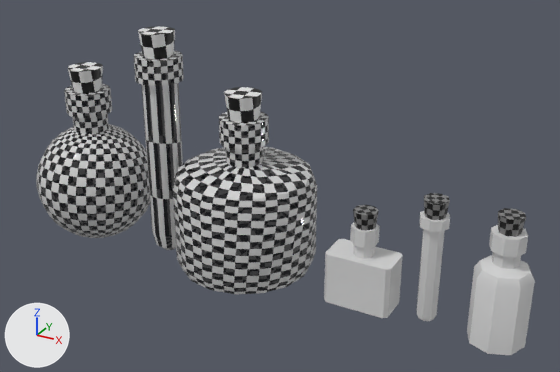
Two versions of the Blender file Model/Flasks.blend, one commit apart.
Camera for both pictures: a 50 mm lens placed at (17.45, -18.59, 12.45), pointed at (7.13, 0.17, 3.07). Every picture has the same lights, and +X, +Y and +Z are marked at lower left. The first picture is the older version.

In view in the first picture: 'Flask_A', 'Flask_B', 'Flask_C', 'Flask_D', 'Flask_E', 'Flask_F'.
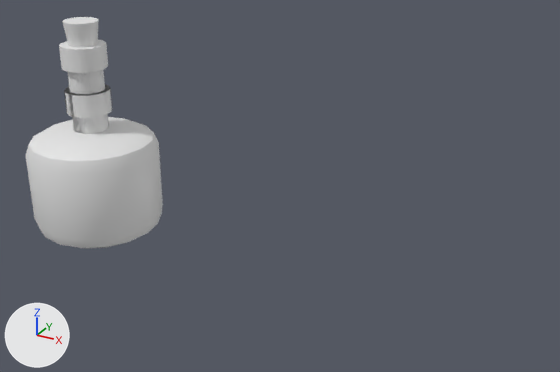
The newer file is also rescaled (x0.75) as a whole; pictures and numbers use the older file's frame.

Where the change shows, as pixel boxes (x1, y1, x2, y2) in the pictures (560 x 372 px; the box of a moved part takes in the faces that stretch with it):
'Flask_C', recoloured, moved
    before: (173, 87, 317, 294)
    after: (26, 87, 163, 249)
'Flask_B', recoloured, moved
    before: (134, 26, 184, 250)
    after: (59, 17, 108, 122)
'Flask_F', recoloured, moved (not visible afterwards)
    before: (467, 208, 535, 355)
'Flask_D', recoloured, moved (not visible afterwards)
    before: (324, 205, 403, 318)
'Flask_E', recoloured, moved (not visible afterwards)
    before: (416, 193, 450, 321)
part 1 of me_flask_ashape, recoloured
    before: (36, 84, 150, 238)
    after: (64, 84, 112, 134)
part 2 of me_flask_ashape, recoloured
    before: (68, 62, 103, 93)
part 3 of me_flask_bshape, moved or reshaped
    before: (134, 26, 184, 250)
    after: (59, 17, 108, 122)
part 4 of me_flask_bshape, recoloured
    before: (134, 50, 184, 250)
    after: (59, 39, 108, 122)
part 5 of me_flask_bshape, recoloured
    before: (138, 26, 175, 59)
    after: (62, 17, 99, 47)
part 6 of me_flask_cshape, moved or reshaped
    before: (173, 87, 317, 294)
    after: (26, 87, 163, 249)
part 7 of me_flask_cshape, recoloured
    before: (173, 112, 317, 294)
    after: (26, 87, 163, 249)
part 8 of me_flask_cshape, recoloured
    before: (224, 87, 262, 122)
part 9 of me_flask_eshape, moved or reshaped (not visible afterwards)
    before: (416, 193, 450, 321)
part 10 of me_flask_eshape, recoloured
    before: (424, 193, 450, 220)
part 11 of me_flask_fshape, moved or reshaped (not visible afterwards)
    before: (467, 208, 535, 355)
part 12 of me_flask_fshape, recoloured
    before: (498, 208, 526, 237)
part 13 of me_flask_dshape, moved or reshaped (not visible afterwards)
    before: (324, 205, 403, 318)
part 14 of me_flask_dshape, recoloured
    before: (353, 205, 379, 230)

Diff of the bpy script that builds the scene:
```diff
--- a/Model/Flasks.blend.py
+++ b/Model/Flasks.blend.py
@@ me_flask_ashape @@
 me_flask_ashape.from_pydata(...)  # 302 vertices, 275 faces; spans x -2.0..2.0, y -2.0..2.0, z 0.0..5.86
 # used by ob_flask_a; location = (0.0, 0.0, 0.0)
+# me_flask_ashape part 1: all 258 faces that had it switch from mat_verre to no material
+# me_flask_ashape part 2: all 17 faces that had it switch from mat_base to no material
@@ me_flask_bshape @@
 # used by ob_flask_b; location = (3.0, 0.0, 0.0)
-me_flask_bshape.from_pydata(...)  # 126 vertices, 99 faces; spans x -0.74..0.74, y -0.74..0.74, z 0.0..7.36
+me_flask_bshape.from_pydata(...)  # 126 vertices, 99 faces; spans x -3.74..-2.26, y -0.74..0.74, z 0.0..7.36
+# me_flask_bshape part 3: the whole mesh is moved by (-3.0, 0.0, 0.0)
+# me_flask_bshape part 4: all 82 faces that had it switch from mat_verre to no material
+# me_flask_bshape part 5: all 17 faces that had it switch from mat_base to no material
@@ me_flask_cshape @@
 # used by ob_flask_c; location = (6.0, 0.0, 0.0)
-me_flask_cshape.from_pydata(...)  # 206 vertices, 179 faces; spans x -2.21..2.21, y -2.21..2.21, z -0.05..5.86
+me_flask_cshape.from_pydata(...)  # 206 vertices, 179 faces; spans x -8.21..-3.79, y -2.21..2.21, z -0.05..5.86
+# me_flask_cshape part 6: the whole mesh is moved by (-6.0, 0.0, 0.0)
+# me_flask_cshape part 7: all 162 faces that had it switch from mat_verre to no material
+# me_flask_cshape part 8: all 17 faces that had it switch from mat_base to no material
@@ me_flask_eshape @@
 # used by ob_flask_e; location = (12.0, 0.0, 0.0)
-me_flask_eshape.from_pydata(...)  # 64 vertices, 52 faces; spans x -0.42..0.42, y -0.42..0.42, z 0.0..3.8
-me_flask_eshape.materials.append(mat_verre_001)  # white #e7e7e7
+me_flask_eshape.from_pydata(...)  # 64 vertices, 52 faces; spans x -12.42..-11.58, y -0.42..0.42, z 0.0..3.8
+# me_flask_eshape part 9: the whole mesh is moved by (-12.0, 0.0, 0.0)
+# me_flask_eshape part 10: all 10 faces that had it switch from mat_base_001 to no material
@@ me_flask_fshape @@
 # used by ob_flask_f; location = (14.0, 0.0, 0.0)
-me_flask_fshape.from_pydata(...)  # 72 vertices, 60 faces; spans x -0.8..0.8, y -0.8..0.8, z 0.0..3.8
-me_flask_fshape.materials.append(mat_verre_001)  # white #e7e7e7
+me_flask_fshape.from_pydata(...)  # 72 vertices, 60 faces; spans x -14.8..-13.2, y -0.8..0.8, z 0.0..3.8
+# me_flask_fshape part 11: the whole mesh is moved by (-14.0, 0.0, 0.0)
+# me_flask_fshape part 12: all 10 faces that had it switch from mat_base_001 to no material
@@ me_flask_dshape @@
 # used by ob_flask_d; location = (10.0, 0.0, 0.0)
-me_flask_dshape.from_pydata(...)  # 64 vertices, 52 faces; spans x -1.02..1.02, y -0.57..0.57, z 0.0..3.0
-me_flask_dshape.materials.append(mat_verre_001)  # white #e7e7e7
+me_flask_dshape.from_pydata(...)  # 64 vertices, 52 faces; spans x -11.02..-8.98, y -0.57..0.57, z 0.0..3.0
+# me_flask_dshape part 13: the whole mesh is moved by (-10.0, 0.0, 0.0)
+# me_flask_dshape part 14: all 10 faces that had it switch from mat_base_001 to no material
```
